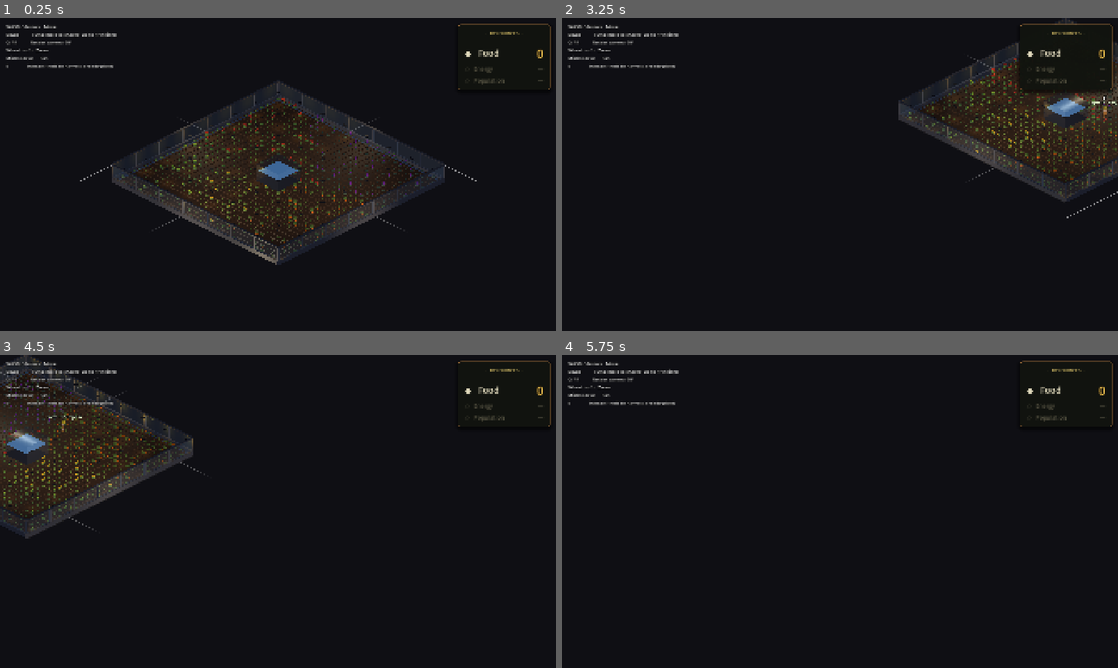
Above: before the commit, frames 1-4 (two rows, left to right).
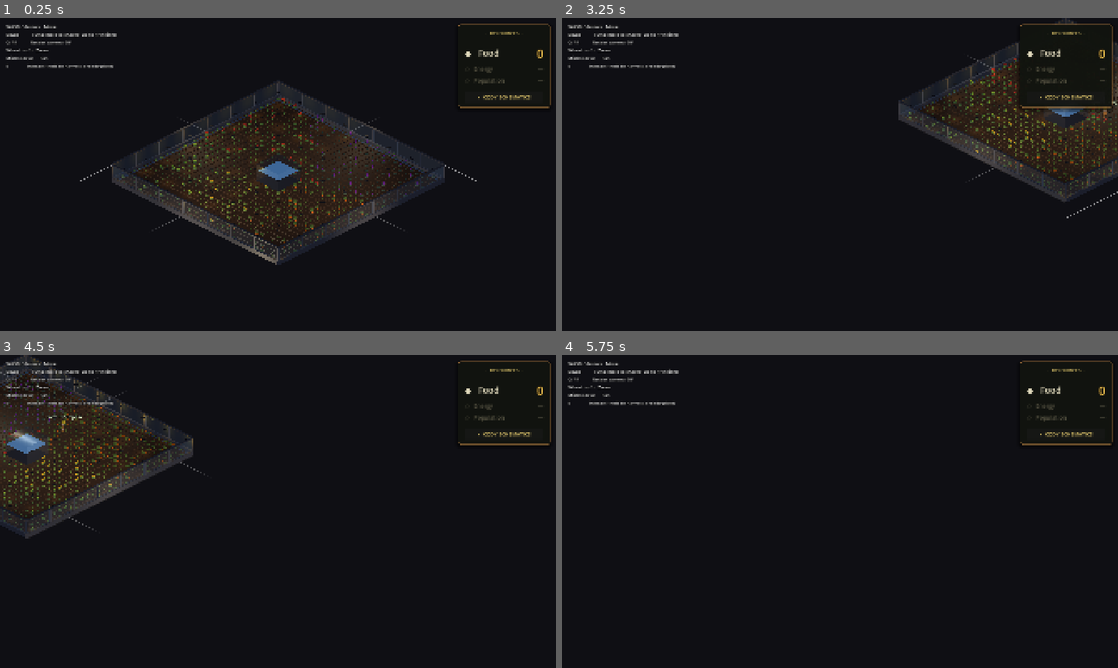
Above: after the commit, the same moments.

Repository: jaredclarkgay/space-tower-iso
Game: Godot game, scene res://scenes/iso_prototype/iso_prototype.tscn
Two runs of this game, one before a commit and one after it. Both use one fixed random seed, a clock stepped at 60 frames per second and the inputs below.
Inputs (mouse positions are in pixels of both pictures, inside the frame that each line leads up to):
- Up to frame 1 (0.25 s): no input
- Up to frame 2 (3.25 s): click (1067, 96) at 0.5 s, where only the run after the commit has a clickable "▸ CODY SCHEMATICS"; click (990, 96) at 1.25 s, where only the run after the commit has a clickable "✕"; tap Enter at 2 s; move the mouse to (962, 158) at 2.02 s; hold D (move_right) 2.03-2.75 s; hold E (interact) 2.03-2.75 s; click (962, 158) at 2.17 s; tap Space (jump) at 2.27 s; drag from (728, 190) to (812, 237) at 2.77 s
- Up to frame 3 (4.5 s): tap Space (jump) at 3.5 s; move the mouse to (333, 442) at 3.52 s; hold D (move_right) 3.53-4.25 s; hold Q (camera_rotate_left) 3.53-4.25 s; click (333, 442) at 3.67 s; tap E (interact) at 3.8 s; tap Enter at 4.25 s; drag from (250, 574) to (111, 464) at 4.27 s
- Up to frame 4 (5.75 s): tap Space (jump) at 5, 5.27 s; move the mouse to (1006, 558) at 5.02 s; hold A (move_left) from 5.03 s (still down); hold Mouse wheel up (camera_zoom_in) from 5.03 s (still down); click (1006, 558) at 5.17 s; tap E (interact) at 5.3 s; tap Escape at 5.65 s

The runs differ from the first frame. In frame 1, 0.2% of the frame differs, in the area x 82-100%, y 22-29%; in frame 2, 0.7%, in the area x 82-100%, y 22-30%; in frame 3, 0.2%; in frame 4, 0.2%.

Commit message:
feat(iso): instant collect + Cody Schematics modal (3D view, customise, skill tree)
Two operator iterations.

1. Collect from Cody is instant. When Cody is FULL_AWAITING_PICKUP and
   the player presses E, try_interact short-circuits the dialogue path
   and runs _do_collect_with_feedback: spawns a green "+N" Label3D
   above Cody, tweens it up 1.6 m and fades to alpha 0 over 1.2 s,
   queue_freed on tween.finished. Talking is still available in every
   other state.

2. Cody Schematics modal — first-class UI for the upgrade-bot vision.
   - Resources panel gains a SchematicsButton ("▸  CODY SCHEMATICS")
     under a divider; pressed signal connected to CodySchematic.open
     in the .tscn.
   - GameState gains schematic_open, cody_body_color, cody_dome_color.
     iso_player locks position when schematic_open is true (matches
     the dialogue-lock pattern).
   - cody_schematic.gd is a full-screen Control modal with:
     · Centered 1120×620 PanelContainer styled to match the warm
       Resources palette (deep moss bg, copper border, drop shadow).
     · Title bar with "·  CODY GX-5 SCHEMATICS  ·" and ✕ close button.
     · Three columns:
       (a) PREVIEW — SubViewportContainer holding a 360×360 SubViewport
           with own World3D, key + fill DirectionalLight3D, and a
           standalone Cody chassis built into _model_pivot. Click+drag
           on the container rotates the pivot (yaw 0.01/px,
           pitch 0.008/px clamped to [-1.2, 0.6]).
       (b) STATUS — model name, days online, total harvested, capacity,
           speed (placeholder telemetry); plus CUSTOMISE rows with
           coloured swatch buttons for chassis (Teal/Hardhat/Navy) and
           dome (Steel/Brass). Picking either updates GameState, the
           modal preview's materials, AND the live robot via
           iso_robot.apply_customization.
       (c) SKILL TREE — vertical chain of 7 nodes: Harvester (current),
           Speed Boost, Capacity +10, Builder Mode, Steel Frame, Combat
           Module, Companion Bond. Each node shows ●/○/✦ marker, name
           in the appropriate colour, and a description with the cost
           or "story-locked" suffix. Visual-only for now; data shape
           ready for real upgrade logic later.
   - ESC closes the modal; close button is also wired.
   - iso_robot exposes apply_customization() and stores _body_mat /
     _dome_mat refs so colour pickers can swap albedo at runtime.

Verified: `godot --headless --quit-after 200` exits 0, no errors.

Co-Authored-By: Claude Opus 4.7 (1M context) <noreply@anthropic.com>

Diff:
--- a/autoloads/game_state.gd
+++ b/autoloads/game_state.gd
@@ -24,3 +24,12 @@
 
 # Harvested-plant counter, mirrored to the top-right HUD label.
 var food_count := 0
+
+# True while the Cody Schematics modal is open. iso_player + iso_robot
+# both freeze input/movement when this is set.
+var schematic_open := false
+
+# Customisable Cody appearance — set from the Schematics modal, applied
+# both to the live robot and to the modal's 3D preview.
+var cody_body_color: Color = Color(0.25, 0.68, 0.80)
+var cody_dome_color: Color = Color(0.46, 0.50, 0.56)
--- /dev/null
+++ b/scenes/iso_prototype/cody_schematic.gd
@@ -0,0 +1,513 @@
+extends Control
+
+# Cody Schematics modal — full-screen overlay opened from the Resources
+# panel button. Three columns:
+#   1. SubViewport showing a live 3D render of Cody, mouse-drag rotatable
+#   2. Status + chassis/dome colour pickers (changes mirror to the live robot)
+#   3. Skill tree placeholder showing future progression nodes
+# ESC closes; click outside the panel does not (modal is dismissive only via
+# the close button or ESC).
+
+@onready var _gs: Node = get_node("/root/GameState")
+
+@export var iso_robot_path: NodePath
+var _iso_robot: Node3D
+
+var _viewport: SubViewport
+var _model_pivot: Node3D
+var _viewport_container: SubViewportContainer
+var _is_dragging: bool = false
+var _drag_yaw: float = 0.6
+var _drag_pitch: float = -0.4
+
+# Material refs on the schematic-side Cody so colour-picker clicks update
+# the preview live.
+var _model_body_mat: StandardMaterial3D
+var _model_dome_mat: StandardMaterial3D
+
+# Body / dome colour palettes the player can choose from.
+const BODY_COLORS := [
+	{"name": "Teal",   "value": Color(0.25, 0.68, 0.80)},
+	{"name": "Hardhat", "value": Color(0.85, 0.55, 0.25)},
+	{"name": "Navy",   "value": Color(0.18, 0.30, 0.58)},
+]
+const DOME_COLORS := [
+	{"name": "Steel", "value": Color(0.46, 0.50, 0.56)},
+	{"name": "Brass", "value": Color(0.78, 0.62, 0.30)},
+]
+
+# Skill tree placeholder. `unlocked` is the only one currently active;
+# the rest are visible-but-locked, telegraphing the upgrade path.
+const SKILL_NODES := [
+	{"name": "Harvester",         "desc": "Snake-scan and harvest plants.", "cost": 0,   "state": "current"},
+	{"name": "Speed Boost",       "desc": "Wheels turn 2× faster.",          "cost": 50,  "state": "locked"},
+	{"name": "Capacity +10",      "desc": "Hopper holds 40 instead of 30.",  "cost": 100, "state": "locked"},
+	{"name": "Builder Mode",      "desc": "Place blocks alongside you.",     "cost": 200, "state": "locked"},
+	{"name": "Steel Frame",       "desc": "Hardened chassis. Resists impact.","cost": 300, "state": "locked"},
+	{"name": "Combat Module",     "desc": "Defend against floor invaders.",  "cost": 500, "state": "locked"},
+	{"name": "Companion Bond",    "desc": "Cody chooses to stay forever.",   "cost": -1,  "state": "story"},
+]
+
+
+func _ready() -> void:
+	if iso_robot_path:
+		_iso_robot = get_node(iso_robot_path)
+	_build_modal()
+	visible = false
+
+
+func open() -> void:
+	_gs.schematic_open = true
+	_drag_yaw = 0.6
+	_drag_pitch = -0.4
+	_apply_drag_to_pivot()
+	_sync_model_colors_from_state()
+	visible = true
+
+
+func close() -> void:
+	_gs.schematic_open = false
+	visible = false
+
+
+func _input(event: InputEvent) -> void:
+	if not visible:
+		return
+	if event is InputEventKey and event.pressed and not event.echo:
+		if event.keycode == KEY_ESCAPE:
+			close()
+			get_viewport().set_input_as_handled()
+
+
+# --- Layout build ---------------------------------------------------------
+
+func _build_modal() -> void:
+	set_anchors_preset(Control.PRESET_FULL_RECT)
+	mouse_filter = Control.MOUSE_FILTER_STOP
+
+	# Dimming background
+	var bg := ColorRect.new()
+	bg.color = Color(0.0, 0.0, 0.0, 0.55)
+	bg.set_anchors_preset(Control.PRESET_FULL_RECT)
+	bg.mouse_filter = Control.MOUSE_FILTER_STOP
+	add_child(bg)
+
+	# Centered main panel
+	var panel := PanelContainer.new()
+	panel.anchor_left = 0.5
+	panel.anchor_right = 0.5
+	panel.anchor_top = 0.5
+	panel.anchor_bottom = 0.5
+	panel.offset_left = -560
+	panel.offset_top = -310
+	panel.offset_right = 560
+	panel.offset_bottom = 310
+
+	var style := StyleBoxFlat.new()
+	style.bg_color = Color(0.06, 0.10, 0.16, 0.96)
+	style.border_color = Color(0.30, 0.68, 0.78, 0.7)
+	style.border_width_left = 2
+	style.border_width_top = 3
+	style.border_width_right = 2
+	style.border_width_bottom = 2
+	style.corner_radius_top_left = 12
+	style.corner_radius_top_right = 12
+	style.corner_radius_bottom_right = 12
+	style.corner_radius_bottom_left = 12
+	style.shadow_color = Color(0.0, 0.0, 0.0, 0.6)
+	style.shadow_size = 16
+	style.shadow_offset = Vector2(0, 6)
+	panel.add_theme_stylebox_override("panel", style)
+	add_child(panel)
+
+	var margin := MarginContainer.new()
+	margin.add_theme_constant_override("margin_left", 22)
+	margin.add_theme_constant_override("margin_top", 18)
+	margin.add_theme_constant_override("margin_right", 22)
+	margin.add_theme_constant_override("margin_bottom", 22)
+	panel.add_child(margin)
+
+	var vbox := VBoxContainer.new()
+	vbox.add_theme_constant_override("separation", 14)
+	margin.add_child(vbox)
+
+	# Title bar with close button
+	var title_hbox := HBoxContainer.new()
+	title_hbox.add_theme_constant_override("separation", 10)
+	vbox.add_child(title_hbox)
+	var title := Label.new()
+	title.text = "·  CODY GX-5 SCHEMATICS  ·"
+	title.size_flags_horizontal = Control.SIZE_EXPAND_FILL
+	title.horizontal_alignment = HORIZONTAL_ALIGNMENT_CENTER
+	title.add_theme_color_override("font_color", Color(0.94, 0.83, 0.45, 0.95))
+	title.add_theme_font_size_override("font_size", 22)
+	title_hbox.add_child(title)
+	var close_btn := Button.new()
+	close_btn.text = "✕"
+	close_btn.add_theme_font_size_override("font_size", 18)
+	close_btn.custom_minimum_size = Vector2(36, 36)
+	close_btn.pressed.connect(close)
+	title_hbox.add_child(close_btn)
+
+	var divider := HSeparator.new()
+	vbox.add_child(divider)
+
+	# Three-column body
+	var body := HBoxContainer.new()
+	body.add_theme_constant_override("separation", 22)
+	body.size_flags_vertical = Control.SIZE_EXPAND_FILL
+	vbox.add_child(body)
+
+	_build_viewport_column(body)
+	_build_status_column(body)
+	_build_skill_tree_column(body)
+
+
+func _build_viewport_column(parent: Container) -> void:
+	var vbox := VBoxContainer.new()
+	vbox.add_theme_constant_override("separation", 8)
+	vbox.size_flags_horizontal = Control.SIZE_EXPAND_FILL
+	parent.add_child(vbox)
+
+	var label := Label.new()
+	label.text = "PREVIEW"
+	label.add_theme_color_override("font_color", Color(0.94, 0.83, 0.45, 0.85))
+	label.add_theme_font_size_override("font_size", 14)
+	vbox.add_child(label)
+
+	# SubViewportContainer hosts a SubViewport with its own World3D.
+	_viewport_container = SubViewportContainer.new()
+	_viewport_container.stretch = true
+	_viewport_container.custom_minimum_size = Vector2(360, 360)
+	_viewport_container.size_flags_horizontal = Control.SIZE_EXPAND_FILL
+	_viewport_container.size_flags_vertical = Control.SIZE_EXPAND_FILL
+	_viewport_container.mouse_filter = Control.MOUSE_FILTER_STOP
+	_viewport_container.gui_input.connect(_on_viewport_input)
+	vbox.add_child(_viewport_container)
+
+	_viewport = SubViewport.new()
+	_viewport.size = Vector2i(360, 360)
+	_viewport.own_world_3d = true
+	_viewport.transparent_bg = false
+	_viewport_container.add_child(_viewport)
+
+	# Camera + light + model. add_child must happen before look_at, since
+	# look_at reads the node's global transform (only valid in-tree).
+	var cam := Camera3D.new()
+	cam.fov = 35
+	_viewport.add_child(cam)
+	cam.look_at_from_position(Vector3(0, 0.5, 1.7), Vector3(0, 0.25, 0), Vector3.UP)
+
+	var key_light := DirectionalLight3D.new()
+	key_light.rotation_degrees = Vector3(-50, 30, 0)
+	key_light.light_color = Color(1.0, 0.94, 0.85)
+	key_light.light_energy = 1.4
+	_viewport.add_child(key_light)
+
+	var fill_light := DirectionalLight3D.new()
+	fill_light.rotation_degrees = Vector3(-25, -45, 0)
+	fill_light.light_color = Color(0.6, 0.75, 1.0)
+	fill_light.light_energy = 0.4
+	_viewport.add_child(fill_light)
+
+	_model_pivot = Node3D.new()
+	_viewport.add_child(_model_pivot)
+	_build_chassis_into(_model_pivot)
+	_apply_drag_to_pivot()
+
+	var hint := Label.new()
+	hint.text = "Click and drag to rotate."
+	hint.horizontal_alignment = HORIZONTAL_ALIGNMENT_CENTER
+	hint.add_theme_color_override("font_color", Color(0.55, 0.65, 0.78, 0.8))
+	hint.add_theme_font_size_override("font_size", 12)
+	vbox.add_child(hint)
+
+
+func _build_status_column(parent: Container) -> void:
+	var vbox := VBoxContainer.new()
+	vbox.add_theme_constant_override("separation", 12)
+	vbox.size_flags_horizontal = Control.SIZE_EXPAND_FILL
+	vbox.custom_minimum_size = Vector2(280, 0)
+	parent.add_child(vbox)
+
+	var label := Label.new()
+	label.text = "STATUS"
+	label.add_theme_color_override("font_color", Color(0.94, 0.83, 0.45, 0.85))
+	label.add_theme_font_size_override("font_size", 14)
+	vbox.add_child(label)
+
+	# Stats lines (static for the slice — placeholders for real telemetry).
+	var stats := [
+		"Model:     Cody-Class GX-5",
+		"Online:    18,943 days",
+		"Harvested: 2,184,012 crops",
+		"Capacity:  30 / 30 hopper",
+		"Speed:     2.0 m/s",
+	]
+	for line in stats:
+		var l := Label.new()
+		l.text = line
+		l.add_theme_color_override("font_color", Color(0.92, 0.95, 1.0, 0.92))
+		l.add_theme_font_size_override("font_size", 14)
+		vbox.add_child(l)
+
+	vbox.add_child(HSeparator.new())
+
+	var custom_label := Label.new()
+	custom_label.text = "CUSTOMISE"
+	custom_label.add_theme_color_override("font_color", Color(0.94, 0.83, 0.45, 0.85))
+	custom_label.add_theme_font_size_override("font_size", 14)
+	vbox.add_child(custom_label)
+
+	# Body colour row
+	var body_label := Label.new()
+	body_label.text = "Chassis"
+	body_label.add_theme_color_override("font_color", Color(0.85, 0.92, 0.98, 0.85))
+	body_label.add_theme_font_size_override("font_size", 13)
+	vbox.add_child(body_label)
+	var body_row := HBoxContainer.new()
+	body_row.add_theme_constant_override("separation", 6)
+	vbox.add_child(body_row)
+	for choice in BODY_COLORS:
+		body_row.add_child(_make_color_button(choice.value, choice.name, _on_body_color_picked))
+
+	# Dome colour row
+	var dome_label := Label.new()
+	dome_label.text = "Dome"
+	dome_label.add_theme_color_override("font_color", Color(0.85, 0.92, 0.98, 0.85))
+	dome_label.add_theme_font_size_override("font_size", 13)
+	vbox.add_child(dome_label)
+	var dome_row := HBoxContainer.new()
+	dome_row.add_theme_constant_override("separation", 6)
+	vbox.add_child(dome_row)
+	for choice in DOME_COLORS:
+		dome_row.add_child(_make_color_button(choice.value, choice.name, _on_dome_color_picked))
+
+
+func _build_skill_tree_column(parent: Container) -> void:
+	var vbox := VBoxContainer.new()
+	vbox.add_theme_constant_override("separation", 10)
+	vbox.size_flags_horizontal = Control.SIZE_EXPAND_FILL
+	vbox.custom_minimum_size = Vector2(320, 0)
+	parent.add_child(vbox)
+
+	var label := Label.new()
+	label.text = "SKILL TREE"
+	label.add_theme_color_override("font_color", Color(0.94, 0.83, 0.45, 0.85))
+	label.add_theme_font_size_override("font_size", 14)
+	vbox.add_child(label)
+
+	for i in range(SKILL_NODES.size()):
+		var node_data: Dictionary = SKILL_NODES[i]
+		vbox.add_child(_make_skill_row(node_data))
+		if i < SKILL_NODES.size() - 1:
+			var connector := Label.new()
+			connector.text = "│"
+			connector.horizontal_alignment = HORIZONTAL_ALIGNMENT_CENTER
+			connector.add_theme_color_override("font_color", Color(0.30, 0.48, 0.58, 0.6))
+			connector.add_theme_font_size_override("font_size", 14)
+			vbox.add_child(connector)
+
+
+func _make_skill_row(node_data: Dictionary) -> Control:
+	var box := HBoxContainer.new()
+	box.add_theme_constant_override("separation", 8)
+
+	var dot := Label.new()
+	var dot_color := Color(0.55, 0.55, 0.6, 0.55)
+	var marker := "○"
+	match node_data.state:
+		"current":
+			marker = "●"
+			dot_color = Color(0.55, 1.0, 0.55, 1.0)
+		"story":
+			marker = "✦"
+			dot_color = Color(0.85, 0.55, 1.0, 0.7)
+		_:
+			marker = "○"
+			dot_color = Color(0.55, 0.62, 0.7, 0.55)
+	dot.text = marker
+	dot.add_theme_color_override("font_color", dot_color)
+	dot.add_theme_font_size_override("font_size", 18)
+	dot.custom_minimum_size = Vector2(22, 0)
+	box.add_child(dot)
+
+	var info_vbox := VBoxContainer.new()
+	info_vbox.size_flags_horizontal = Control.SIZE_EXPAND_FILL
+	info_vbox.add_theme_constant_override("separation", 1)
+	box.add_child(info_vbox)
+
+	var name_label := Label.new()
+	name_label.text = node_data.name
+	var name_color: Color
+	if node_data.state == "current":
+		name_color = Color(0.96, 0.78, 0.32, 1.0)
+	elif node_data.state == "story":
+		name_color = Color(0.85, 0.65, 1.0, 0.8)
+	else:
+		name_color = Color(0.70, 0.78, 0.85, 0.75)
+	name_label.add_theme_color_override("font_color", name_color)
+	name_label.add_theme_font_size_override("font_size", 15)
+	info_vbox.add_child(name_label)
+
+	var desc_label := Label.new()
+	var desc_text: String = node_data.desc
+	if node_data.state == "locked":
+		desc_text += "  ·  costs %d food" % int(node_data.cost)
+	elif node_data.state == "story":
+		desc_text += "  ·  story-locked"
+	desc_label.text = desc_text
+	desc_label.add_theme_color_override("font_color", Color(0.55, 0.65, 0.75, 0.65))
+	desc_label.add_theme_font_size_override("font_size", 11)
+	info_vbox.add_child(desc_label)
+
+	return box
+
+
+# --- Customisation handlers ----------------------------------------------
+
+func _make_color_button(color: Color, label_text: String, callback: Callable) -> Button:
+	var b := Button.new()
+	b.text = "  " + label_text
+	b.custom_minimum_size = Vector2(80, 28)
+	b.add_theme_font_size_override("font_size", 12)
+	# Tint the button itself with the swatch colour so it reads as a swatch.
+	var sb := StyleBoxFlat.new()
+	sb.bg_color = color
+	sb.border_color = Color(0.0, 0.0, 0.0, 0.5)
+	sb.border_width_left = 1
+	sb.border_width_top = 1
+	sb.border_width_right = 1
+	sb.border_width_bottom = 1
+	sb.corner_radius_top_left = 4
+	sb.corner_radius_top_right = 4
+	sb.corner_radius_bottom_right = 4
+	sb.corner_radius_bottom_left = 4
+	b.add_theme_stylebox_override("normal", sb)
+	b.add_theme_stylebox_override("hover", sb)
+	b.add_theme_stylebox_override("pressed", sb)
+	b.pressed.connect(func(): callback.call(color))
+	return b
+
+
+func _on_body_color_picked(color: Color) -> void:
+	_gs.cody_body_color = color
+	_sync_model_colors_from_state()
+	if _iso_robot and _iso_robot.has_method("apply_customization"):
+		_iso_robot.apply_customization()
+
+
+func _on_dome_color_picked(color: Color) -> void:
+	_gs.cody_dome_color = color
+	_sync_model_colors_from_state()
+	if _iso_robot and _iso_robot.has_method("apply_customization"):
+		_iso_robot.apply_customization()
+
+
+func _sync_model_colors_from_state() -> void:
+	if _model_body_mat:
+		_model_body_mat.albedo_color = _gs.cody_body_color
+	if _model_dome_mat:
+		_model_dome_mat.albedo_color = _gs.cody_dome_color
+
+
+# --- 3D model builder + drag handler -------------------------------------
+
+func _on_viewport_input(event: InputEvent) -> void:
+	if event is InputEventMouseButton:
+		if event.button_index == MOUSE_BUTTON_LEFT:
+			_is_dragging = event.pressed
+	elif event is InputEventMouseMotion and _is_dragging:
+		_drag_yaw -= event.relative.x * 0.01
+		_drag_pitch -= event.relative.y * 0.008
+		_drag_pitch = clamp(_drag_pitch, -1.2, 0.6)
+		_apply_drag_to_pivot()
+
+
+func _apply_drag_to_pivot() -> void:
+	if _model_pivot:
+		_model_pivot.rotation = Vector3(_drag_pitch, _drag_yaw, 0.0)
+
+
+# Standalone Cody chassis built into the SubViewport. Material refs kept
+# locally so customisation buttons can mutate them live.
+func _build_chassis_into(parent: Node3D) -> void:
+	# Body
+	_model_body_mat = _make_material(_gs.cody_body_color)
+	var body := MeshInstance3D.new()
+	var bm := CylinderMesh.new()
+	bm.top_radius = 0.32
+	bm.bottom_radius = 0.34
+	bm.height = 0.18
+	body.mesh = bm
+	body.material_override = _model_body_mat
+	body.position.y = 0.10
+	parent.add_child(body)
+
+	# Rim
+	var rim := MeshInstance3D.new()
+	var rm := CylinderMesh.new()
+	rm.top_radius = 0.36
+	rm.bottom_radius = 0.36
+	rm.height = 0.04
+	rim.mesh = rm
+	rim.material_override = _make_material(Color(0.08, 0.16, 0.22))
+	rim.position.y = 0.04
+	parent.add_child(rim)
+
+	# Dome
+	_model_dome_mat = _make_material(_gs.cody_dome_color)
+	var dome := MeshInstance3D.new()
+	var dm := CylinderMesh.new()
+	dm.top_radius = 0.18
+	dm.bottom_radius = 0.26
+	dm.height = 0.10
+	dome.mesh = dm
+	dome.material_override = _model_dome_mat
+	dome.position.y = 0.24
+	parent.add_child(dome)
+
+	# Direction nub
+	var nub := MeshInstance3D.new()
+	var nubm := BoxMesh.new()
+	nubm.size = Vector3(0.10, 0.05, 0.06)
+	nub.mesh = nubm
+	nub.material_override = _make_material(Color(0.10, 0.10, 0.12))
+	nub.position = Vector3(0.0, 0.24, 0.20)
+	parent.add_child(nub)
+
+	# LED — solid green here (no state pulse in the schematic)
+	var led := MeshInstance3D.new()
+	var lm := BoxMesh.new()
+	lm.size = Vector3(0.07, 0.05, 0.07)
+	led.mesh = lm
+	var led_mat := StandardMaterial3D.new()
+	led_mat.albedo_color = Color(0.45, 0.90, 0.45)
+	led_mat.emission_enabled = true
+	led_mat.emission = Color(0.45, 0.90, 0.45)
+	led_mat.emission_energy_multiplier = 1.6
+	led_mat.shading_mode = BaseMaterial3D.SHADING_MODE_UNSHADED
+	led.material_override = led_mat
+	led.position.y = 0.32
+	parent.add_child(led)
+
+	# Wheels
+	for i in range(4):
+		var wheel := MeshInstance3D.new()
+		var wm := CylinderMesh.new()
+		wm.top_radius = 0.05
+		wm.bottom_radius = 0.05
+		wm.height = 0.05
+		wheel.mesh = wm
+		wheel.material_override = _make_material(Color(0.08, 0.08, 0.10))
+		wheel.rotation = Vector3(0.0, 0.0, deg_to_rad(90.0))
+		var angle: float = float(i) * (TAU / 4.0) + PI * 0.25
+		wheel.position = Vector3(cos(angle) * 0.30, 0.04, sin(angle) * 0.30)
+		parent.add_child(wheel)
+
+
+func _make_material(color: Color) -> StandardMaterial3D:
+	var m := StandardMaterial3D.new()
+	m.albedo_color = color
+	m.roughness = 0.65
+	return m
--- a/scenes/iso_prototype/iso_player.gd
+++ b/scenes/iso_prototype/iso_player.gd
@@ -97,15 +97,17 @@
 
 
 func _physics_process(delta: float) -> void:
-	# When the Cody dialogue is open, lock the player in place — number-key
-	# shortcuts in the dialogue would otherwise move the body, and movement
-	# would also drift the camera target.
+	# When the Cody dialogue or the Schematics modal is open, lock the
+	# player in place — number-key shortcuts in the dialogue would
+	# otherwise move the body, and movement would also drift the camera
+	# target.
 	var dialogue_open: bool = (
 		_iso_robot != null
 		and _iso_robot.has_method("is_dialogue_open")
 		and _iso_robot.is_dialogue_open()
 	)
-	if dialogue_open:
+	var schematic_open: bool = _gs.get("schematic_open") if _gs else false
+	if dialogue_open or schematic_open:
 		velocity.x = 0.0
 		velocity.z = 0.0
 		velocity.y = 0.0 if is_on_floor() else (velocity.y - _c.PLAYER_GRAVITY * delta)
--- a/scenes/iso_prototype/iso_prototype.tscn
+++ b/scenes/iso_prototype/iso_prototype.tscn
@@ -1,10 +1,11 @@
-[gd_scene load_steps=9 format=3 uid="uid://c63jddsadj8we"]
+[gd_scene load_steps=10 format=3 uid="uid://c63jddsadj8we"]
 
 [ext_resource type="Script" uid="uid://cvocfr0y4q4gp" path="res://scenes/iso_prototype/iso_floor.gd" id="1_floor"]
 [ext_resource type="Script" uid="uid://dm46xqtctsonh" path="res://scenes/iso_prototype/iso_player.gd" id="2_player"]
 [ext_resource type="Script" uid="uid://bb11cti45smkq" path="res://scenes/iso_prototype/iso_camera.gd" id="3_camera"]
 [ext_resource type="Script" uid="uid://cjmfqleqpthof" path="res://scenes/iso_prototype/food_count_hud.gd" id="4_food"]
 [ext_resource type="Script" uid="uid://cibunof3xytaq" path="res://scenes/iso_prototype/iso_robot.gd" id="5_robot"]
+[ext_resource type="Script" path="res://scenes/iso_prototype/cody_schematic.gd" id="6_schem"]
 
 [sub_resource type="Environment" id="Environment_iso"]
 background_mode = 1
@@ -174,3 +175,25 @@
 theme_override_font_sizes/font_size = 20
 text = "—"
 horizontal_alignment = 2
+
+[node name="SchematicsDivider" type="HSeparator" parent="HUD/ResourcesPanel/Margin/VBox"]
+layout_mode = 2
+
+[node name="SchematicsButton" type="Button" parent="HUD/ResourcesPanel/Margin/VBox"]
+layout_mode = 2
+theme_override_colors/font_color = Color(0.94, 0.83, 0.45, 0.95)
+theme_override_font_sizes/font_size = 18
+text = "▸  CODY SCHEMATICS"
+
+[node name="CodySchematic" type="Control" parent="HUD"]
+layout_mode = 3
+anchors_preset = 15
+anchor_right = 1.0
+anchor_bottom = 1.0
+grow_horizontal = 2
+grow_vertical = 2
+mouse_filter = 1
+script = ExtResource("6_schem")
+iso_robot_path = NodePath("../../World/IsoRobot")
+
+[connection signal="pressed" from="HUD/ResourcesPanel/Margin/VBox/SchematicsButton" to="HUD/CodySchematic" method="open"]
--- a/scenes/iso_prototype/iso_robot.gd
+++ b/scenes/iso_prototype/iso_robot.gd
@@ -45,6 +45,8 @@
 var _time := 0.0   # for LED pulse
 
 var _body_root: Node3D
+var _body_mat: StandardMaterial3D
+var _dome_mat: StandardMaterial3D
 var _led: MeshInstance3D
 var _led_mat: StandardMaterial3D
 # Top-down warm spotlight that follows Cody from arrival through awaiting
@@ -128,12 +130,15 @@
 	return ""
 
 
-# Public entry point from iso_player.gd when the player presses E. Opens
-# the conversational dialogue panel; the dialogue's first node carries the
-# context-aware "Activate" / "Collect" choice when those actions apply.
+# Public entry point from iso_player.gd when the player presses E. When
+# Cody's hopper is full this is a quick action (just collect with a +N
+# floater); otherwise the conversational dialogue panel opens.
 func try_interact() -> bool:
 	if _state == State.OFFLINE or _state == State.ENTERING:
 		return false
+	if _state == State.FULL_AWAITING_PICKUP:
+		_do_collect_with_feedback()
+		return true
 	open_dialogue()
 	return true
 
@@ -155,6 +160,43 @@
 	_gs.food_count += _capacity
 	_capacity = 0
 	_state = State.MOVING_TO_TARGET
+
+
+# Collect with a green "+N" floater above Cody. Used by the quick-press path.
+func _do_collect_with_feedback() -> void:
+	if _state != State.FULL_AWAITING_PICKUP:
+		return
+	_spawn_collect_feedback(_capacity)
+	_do_collect()
+
+
+func _spawn_collect_feedback(amount: int) -> void:
+	var label := Label3D.new()
+	label.text = "+%d" % amount
+	label.font_size = 80
+	label.outline_size = 12
+	label.modulate = Color(0.55, 1.0, 0.55, 1.0)
+	label.outline_modulate = Color(0.0, 0.0, 0.0, 0.9)
+	label.pixel_size = 0.012
+	label.billboard = BaseMaterial3D.BILLBOARD_ENABLED
+	label.no_depth_test = true
+	label.position = Vector3(0.0, 1.4, 0.0)
+	add_child(label)
+	var start_y: float = label.position.y
+	var tween := create_tween().set_parallel(true)
+	tween.tween_property(label, ^"position:y", start_y + 1.6, 1.2)
+	tween.tween_property(label, ^"modulate:a", 0.0, 1.2)
+	tween.finished.connect(label.queue_free)
+
+
+# Apply the customisations stored in GameState (colour choices from the
+# Schematics modal). Called by the modal whenever the player picks a
+# new chassis or dome colour.
+func apply_customization() -> void:
+	if _body_mat:
+		_body_mat.albedo_color = _gs.cody_body_color
+	if _dome_mat:
+		_dome_mat.albedo_color = _gs.cody_dome_color
 
 
 # --- State updates ---------------------------------------------------------
@@ -356,7 +398,8 @@
 	add_child(_body_root)
 
 	# Flat bluish-teal disc body — much more visible against the warm
-	# garden than the previous hardhat-orange chassis.
+	# garden than the previous hardhat-orange chassis. Material reference
+	# kept so the Schematics modal can swap chassis colour at runtime.
 	var body := MeshInstance3D.new()
 	body.name = "Body"
 	var bm := CylinderMesh.new()
@@ -364,7 +407,8 @@
 	bm.bottom_radius = 0.34
 	bm.height = 0.18
 	body.mesh = bm
-	body.material_override = _make_material(Color(0.25, 0.68, 0.80))
+	_body_mat = _make_material(_gs.cody_body_color)
+	body.material_override = _body_mat
 	body.position.y = 0.10
 	_body_root.add_child(body)
 
@@ -388,7 +432,8 @@
 	dm.bottom_radius = 0.26
 	dm.height = 0.10
 	dome.mesh = dm
-	dome.material_override = _make_material(Color(0.46, 0.50, 0.56))
+	_dome_mat = _make_material(_gs.cody_dome_color)
+	dome.material_override = _dome_mat
 	dome.position.y = 0.24
 	_body_root.add_child(dome)
 
